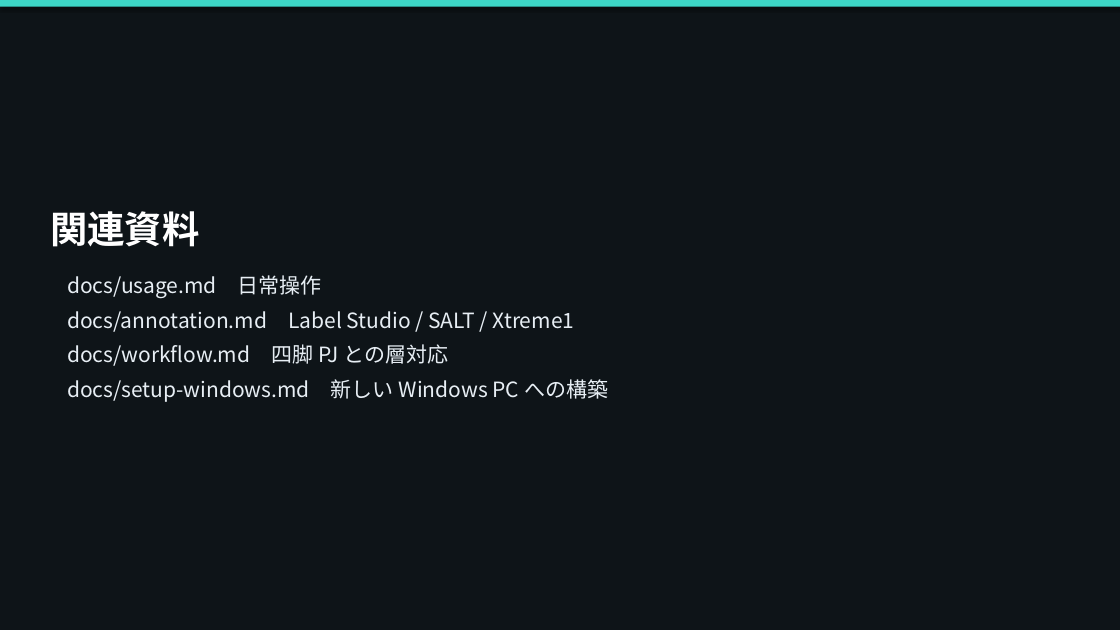
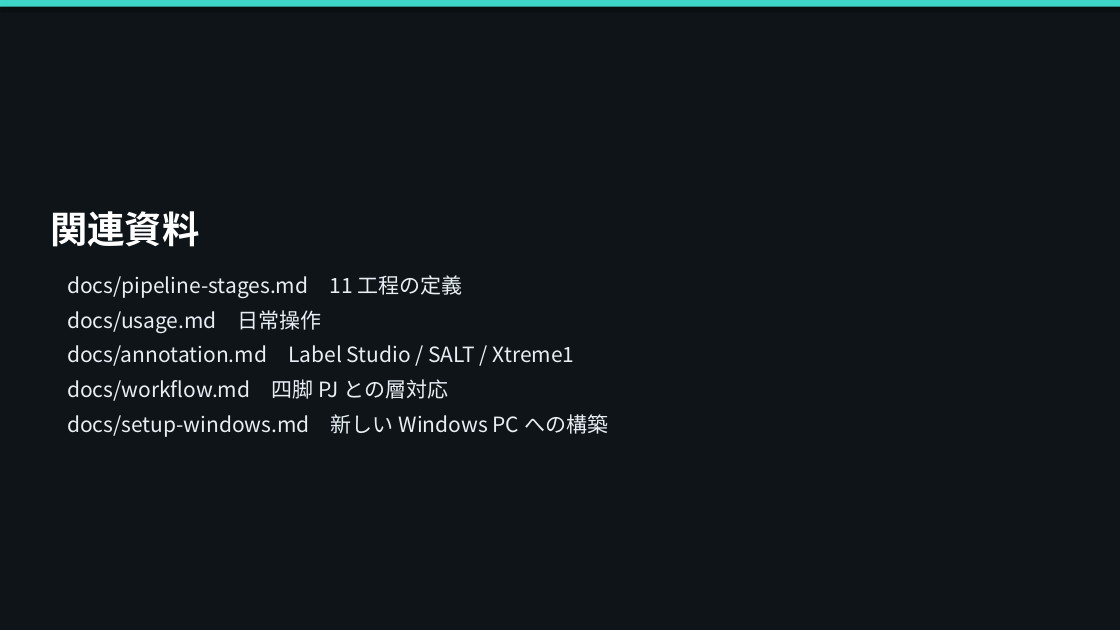
Before and after one commit to xeno1983/MLOPs_DEV, a slide deck: slide 26 of docs/procedure/UGV_MLOps_データ取込からデプロイ手順.pptx (slide 24 before the commit). Drawn at 1120x630 pixels with LibreOffice and Linux fonts; fonts in the diff are those of the drawing. Boxes give left, top, right and bottom in pixels: in the first picture for what was removed or moved away, otherwise in the second. Text is boxed around its words. In the diff, an @@ line names an element or a change of style, - is before the commit and + after.

```diff
--- a/docs/procedure/UGV_MLOps_データ取込からデプロイ手順.pptx
+++ b/docs/procedure/UGV_MLOps_データ取込からデプロイ手順.pptx
@@ text at <box>67,275,463,333</box>: paragraph added @@
+docs/pipeline-stages.md 11 工程の定義
```
Also in this commit, not shown: 15 other slides changed, 3 slides added, 1 slide removed, 40 other files.
